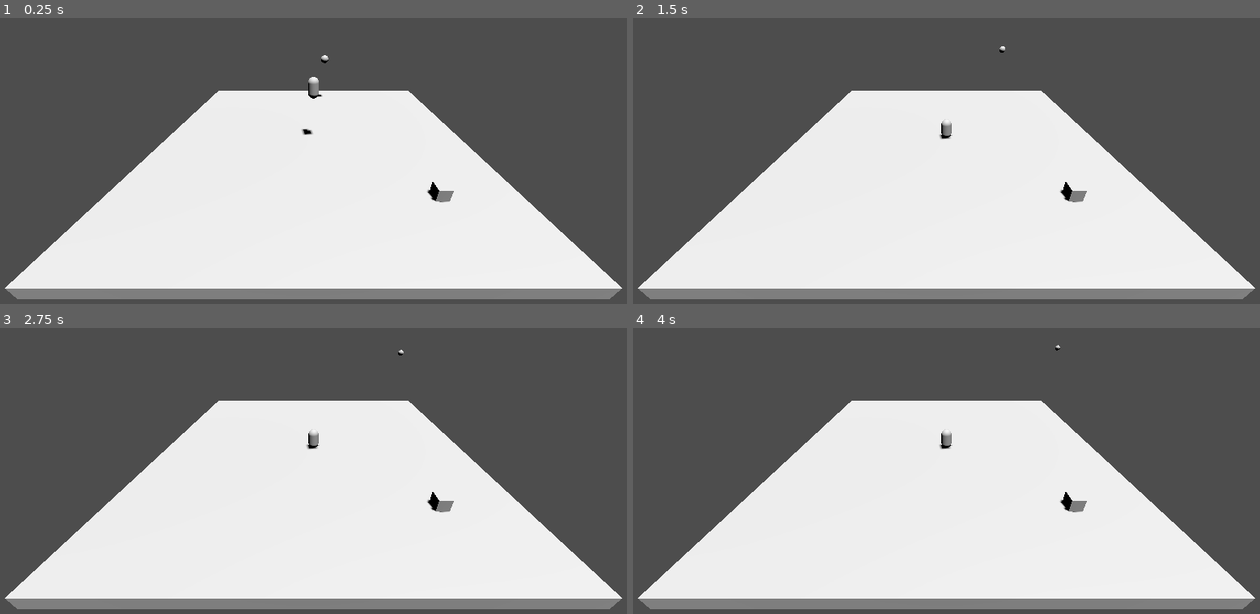
Above: before the commit, frames 1-4 (two rows, left to right).
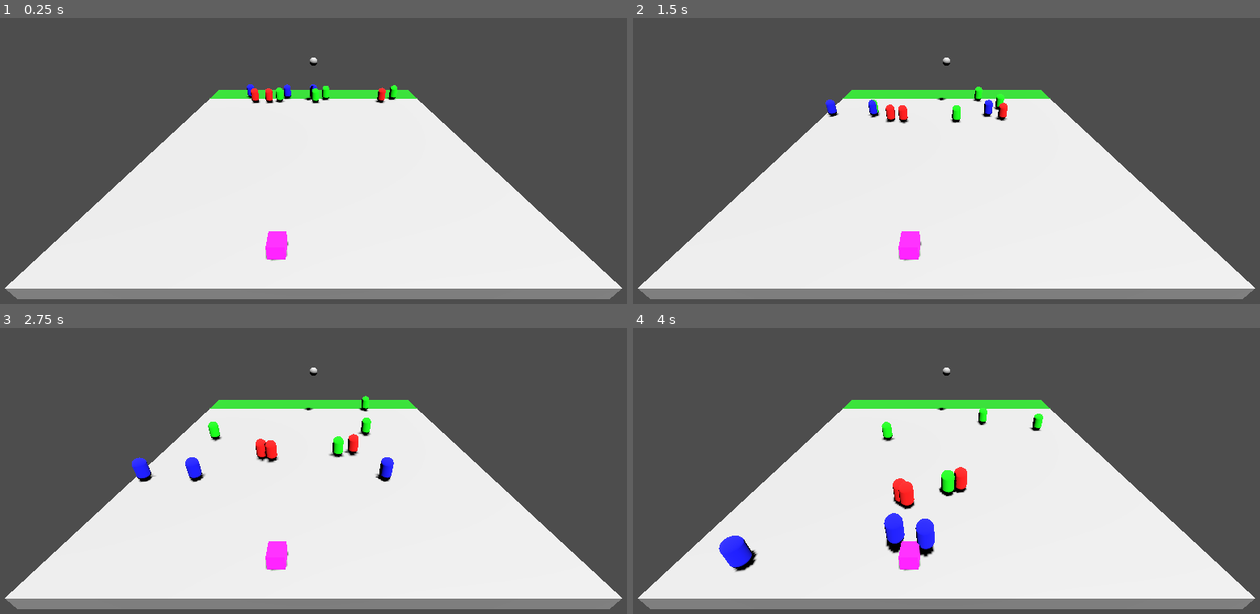
Above: after the commit, the same moments.

Repository: Mxckx9772/dos
Game: Godot game, scene res://main.tscn
Same seed, same stepped clock (60 frames per second), same inputs: the game is played once before the commit and once after it.
Inputs:
- Up to frame 1 (0.25 s): no input
- Up to frame 2 (1.5 s): no input
- Up to frame 3 (2.75 s): no input
- Up to frame 4 (4 s): no input

The runs differ from the first frame. In frame 1, 1.8% of the frame differs, in the area x 33-73%, y 12-86%; in frame 2, 2.3%; in frame 3, 2.9%; in frame 4, 3.7%, in the area x 13-73%, y 5-86%.

Commit message:
demo_kids_move

Diff:
--- a/main.tscn
+++ b/main.tscn
@@ -1,11 +1,13 @@
-[gd_scene load_steps=7 format=3 uid="uid://bmcapnif4nk2y"]
+[gd_scene load_steps=9 format=3 uid="uid://bmcapnif4nk2y"]
 
 [ext_resource type="Script" path="res://environment.gd" id="1_dedoq"]
 [ext_resource type="PackedScene" uid="uid://0wbuo5g51k3a" path="res://classroom.tscn" id="1_ndxd6"]
-[ext_resource type="PackedScene" uid="uid://mh7eybemsg8x" path="res://kid.tscn" id="1_pegt1"]
 [ext_resource type="PackedScene" uid="uid://bp2igvvldfdq4" path="res://teacher.tscn" id="2_dfl5x"]
 [ext_resource type="PackedScene" uid="uid://coetk3tws4bx3" path="res://candy.tscn" id="4_4a0si"]
-[ext_resource type="Script" path="res://teacher.gd" id="5_u775c"]
+[ext_resource type="Script" path="res://candy.gd" id="5_565ip"]
+[ext_resource type="PackedScene" uid="uid://dwnpppaxxxyj0" path="res://safe_zoom.tscn" id="6_roba5"]
+[ext_resource type="Script" path="res://safe_zoom.gd" id="7_xq0na"]
+[ext_resource type="PackedScene" uid="uid://d0wxpryke3bv8" path="res://kids.tscn" id="8_b3wa0"]
 
 [node name="Main" type="Node3D"]
 
@@ -22,12 +24,15 @@
 
 [node name="Classroom" parent="." instance=ExtResource("1_ndxd6")]
 
-[node name="Kid" parent="." instance=ExtResource("1_pegt1")]
-transform = Transform3D(1, 0, 0, 0, 1, 0, 0, 0, 1, 0, 5, 0)
-
 [node name="Teacher" parent="." instance=ExtResource("2_dfl5x")]
 transform = Transform3D(1, 0, 0, 0, 1, 0, 0, 0, 1, 10, 5, 0)
-script = ExtResource("5_u775c")
 
 [node name="Candy" parent="." instance=ExtResource("4_4a0si")]
-transform = Transform3D(1, 0, 0, 0, 1, 0, 0, 0, 1, -8.7139, 0, 9)
+transform = Transform3D(1, 0, 0, 0, 1, 0, 0, 0, 1, -13, 0, -2)
+script = ExtResource("5_565ip")
+
+[node name="safeZoom" parent="." instance=ExtResource("6_roba5")]
+transform = Transform3D(1, 0, 0, 0, 1, 0, 0, 0, 1, 13, -0.45, 0)
+script = ExtResource("7_xq0na")
+
+[node name="Kids" parent="." instance=ExtResource("8_b3wa0")]
